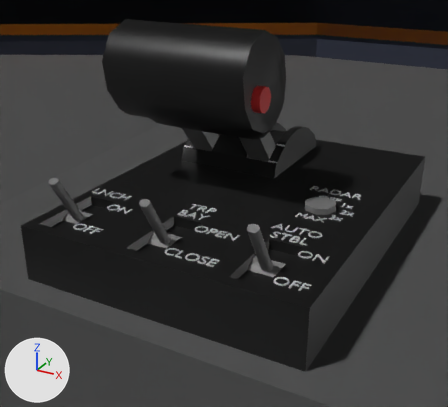
Two versions of the FBX model Models/SpaceShip1.fbx, one commit apart.
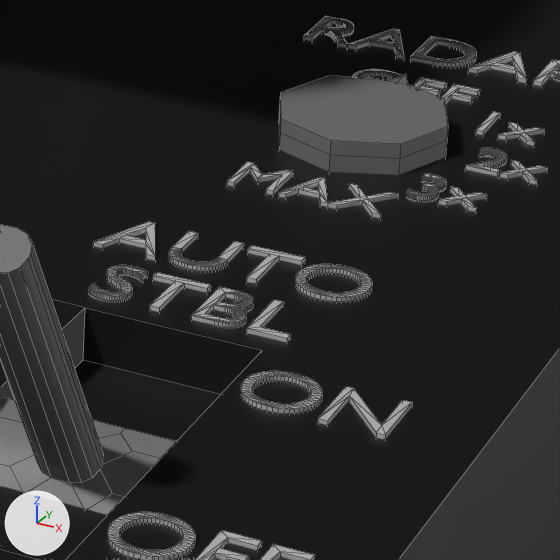
Each version appears first from a 50 mm camera at (-0.0799, 14.3218, 0.1234) aimed at (-0.2244, 14.5845, -0.0079), and next in a close-up on the part from 57% to 80% of the width and 45% to 70% of the height. Lighting does not change. The marker at lower left points along +X, +Y and +Z. The close-ups show mesh edges as thin lines. Where no turn or scale is listed for an object, it has been applied to the vertices. Vertices at the same position are counted once.

The first close-up shows 'Knob', 'Knob 1x', 'Knob 2x', 'Knob 3x', 'Knob Max', 'Knob Off', 'Radar', 'Switch 2.003', 'Text.005', 'Text.006', 'Text.008', 'Throttle Base'.
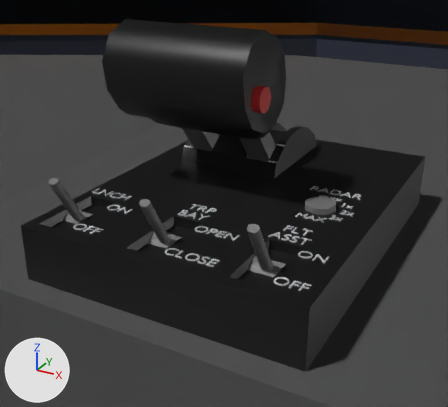
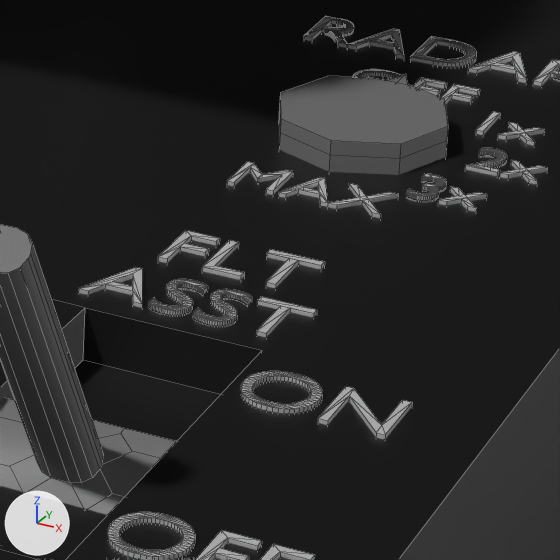
What the commit changed:
me_text_005 is used by ob_text_008; location (-0.1889, 14.5956, -0.0223).
me_text_005 had 870 vertices, 1289 faces and spanned x -0.014..0.0136, y -0.0081..0.0089, z -0.0029..0.0.
me_text_005 now has 574 vertices, 837 faces and spans x -0.0109..0.0108, y -0.0081..0.0088, z -0.0026..0.0.
me_text_005 part 1: the loose piece of 16 vertices spanning x -0.0001..0.0056, y 0.002..0.0088, z -0.0029..0.0 is scaled about its middle by (1, 1, 0.893), then moved by (0.0052, -0.01, 0.0002).
me_text_005 part 2: the loose piece of 16 vertices spanning x -0.0001..0.0056, y 0.002..0.0088, z -0.0029..0.0 is copied, and the copy is scaled about its middle by (1, 1, 0.893), then moved by (0.002, 0.0, 0.0002); it spans x 0.0019..0.0076, y 0.002..0.0088, z -0.0026..0.0.
me_text_005 part 3: a new loose piece of 20 vertices spanning x -0.0071..-0.0034, y 0.002..0.0088, z -0.0026..0.0.
me_text_005 part 4: the loose piece of 192 vertices spanning x 0.0062..0.0136, y 0.0019..0.0089, z -0.0029..0.0 is deleted.
me_text_005 part 5: the loose piece of 22 vertices spanning x -0.014..-0.0073, y 0.002..0.0089, z -0.0029..0.0 is deleted.
me_text_005 part 6: the loose piece of 12 vertices spanning x 0.0064..0.0105, y -0.008..-0.0012, z -0.0029..0.0 is deleted.
me_text_005 part 7: 3 vertices moved within x -0.0025..0.0037, y -0.0021..-0.0012, z 0.0; 622 vertices removed from x -0.0102..0.0055, y -0.0081..0.0088, z -0.0029..0.0; 516 vertices added at x -0.0109..0.0046, y -0.0081..0.0088, z -0.0026..0.0.

Where the change shows, as pixel boxes [x1, y1, x2, y2] in the close-ups (560 x 560 px; the box of a moved part takes in the faces that stretch with it):
'Text.008', reshaped (13% narrower, 12% shorter): before [88, 222, 372, 342]; after [78, 231, 325, 337]
part 1 of me_text_005, moved or reshaped: before [246, 245, 305, 284]; after [256, 297, 317, 337]
part 2 of me_text_005, added: after [266, 250, 325, 288]
part 3 of me_text_005, added: after [158, 231, 220, 263]
part 4 of me_text_005, deleted: before [295, 264, 372, 301]
part 5 of me_text_005, deleted: before [93, 222, 155, 260]
part 6 of me_text_005, deleted: before [246, 300, 291, 342]
part 7 of me_text_005, moved or reshaped: before [88, 231, 253, 327]; after [78, 240, 252, 326]
